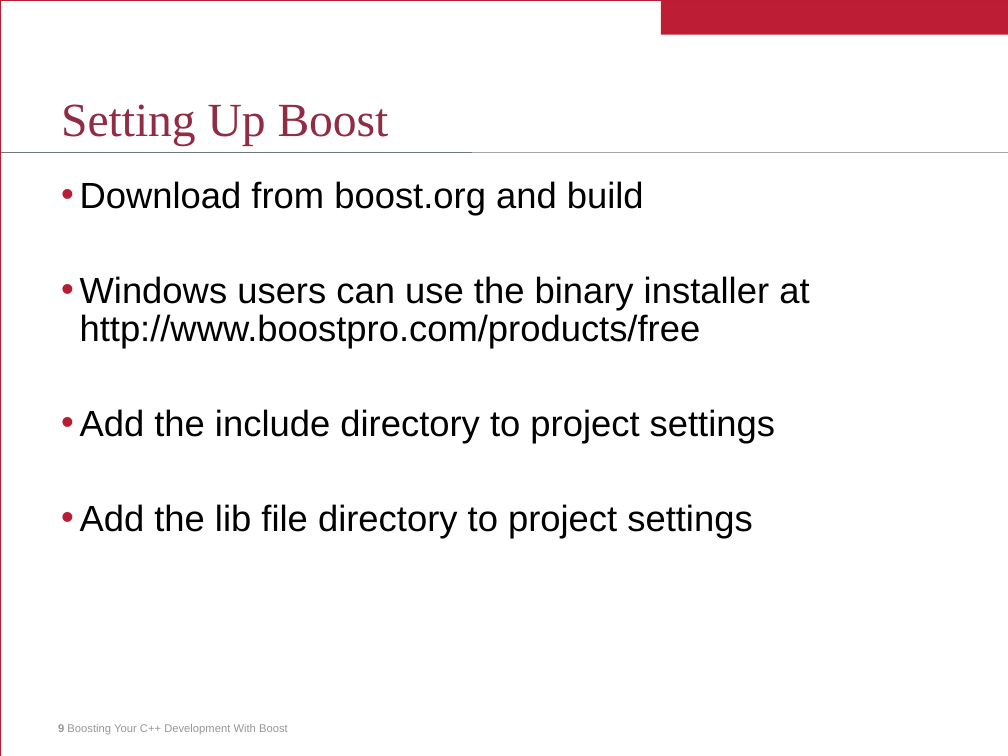
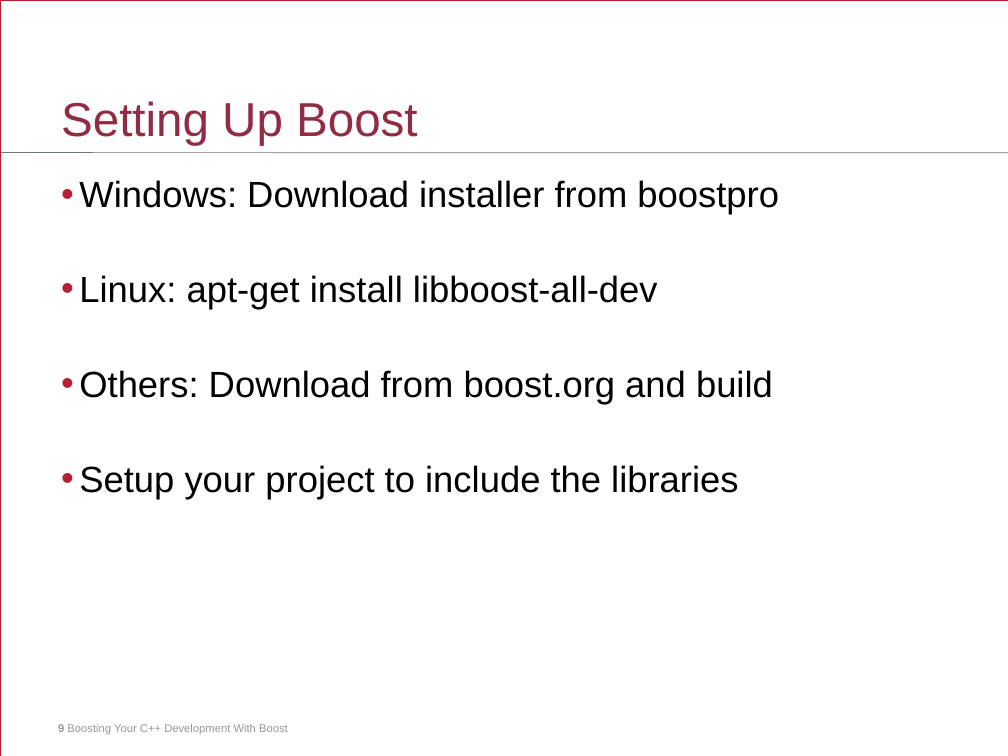
Before and after one commit to jurberg/boost-presentation, a slide deck: slide 9 of boost-presentation.ppt. Drawn at 1008x756 pixels with LibreOffice and Linux fonts; fonts in the diff are those of the drawing. Boxes give left, top, right and bottom in pixels: in the first picture for what was removed or moved away, otherwise in the second. Text is boxed around its words. In the diff, an @@ line names an element or a change of style, - is before the commit and + after.

Commit message:
Presentation updates

```diff
--- a/boost-presentation.ppt
+++ b/boost-presentation.ppt
@@ rectangle removed at box(661, 0, 1008, 34) @@
@@ title "Setting Up Boost" at box(61, 101, 417, 145): font Times New Roman to Arial; line spacing 35pt to 34.9pt @@
@@ text at box(79, 180, 779, 500): text changed @@
-• Download from boost.org and build
-• Windows users can use the binary installer at http://www.boostpro.com/products/free
-• Add the include directory to project settings
-• Add the lib file directory to project settings
+• Windows: Download installer from boostpro
+• Linux: apt-get install libboost-all-dev
+• Others: Download from boost.org and build
+• Setup your project to include the libraries
```
Also in this commit, not shown: 74 other slides changed, 8 slides added, 5 slides removed, 1 other file.
